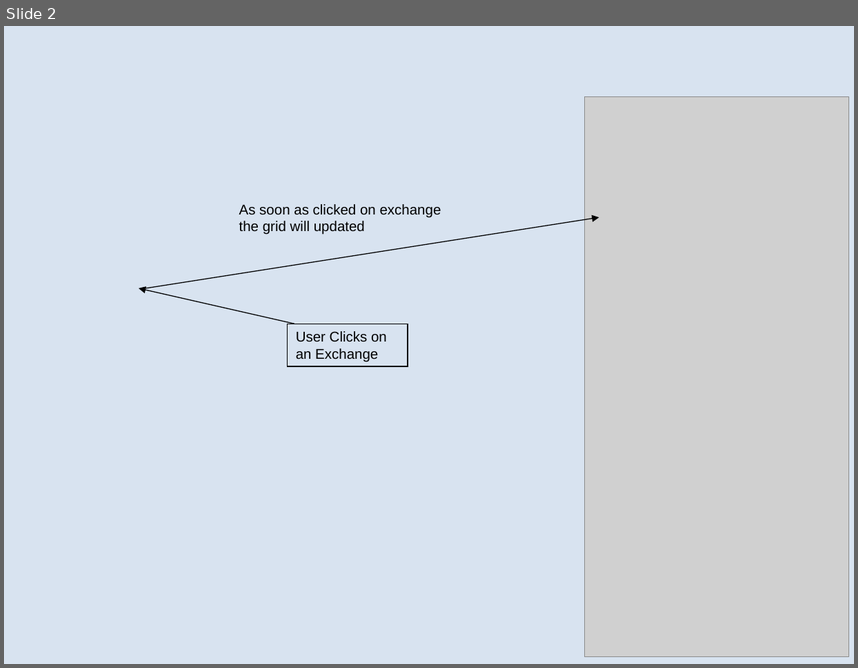
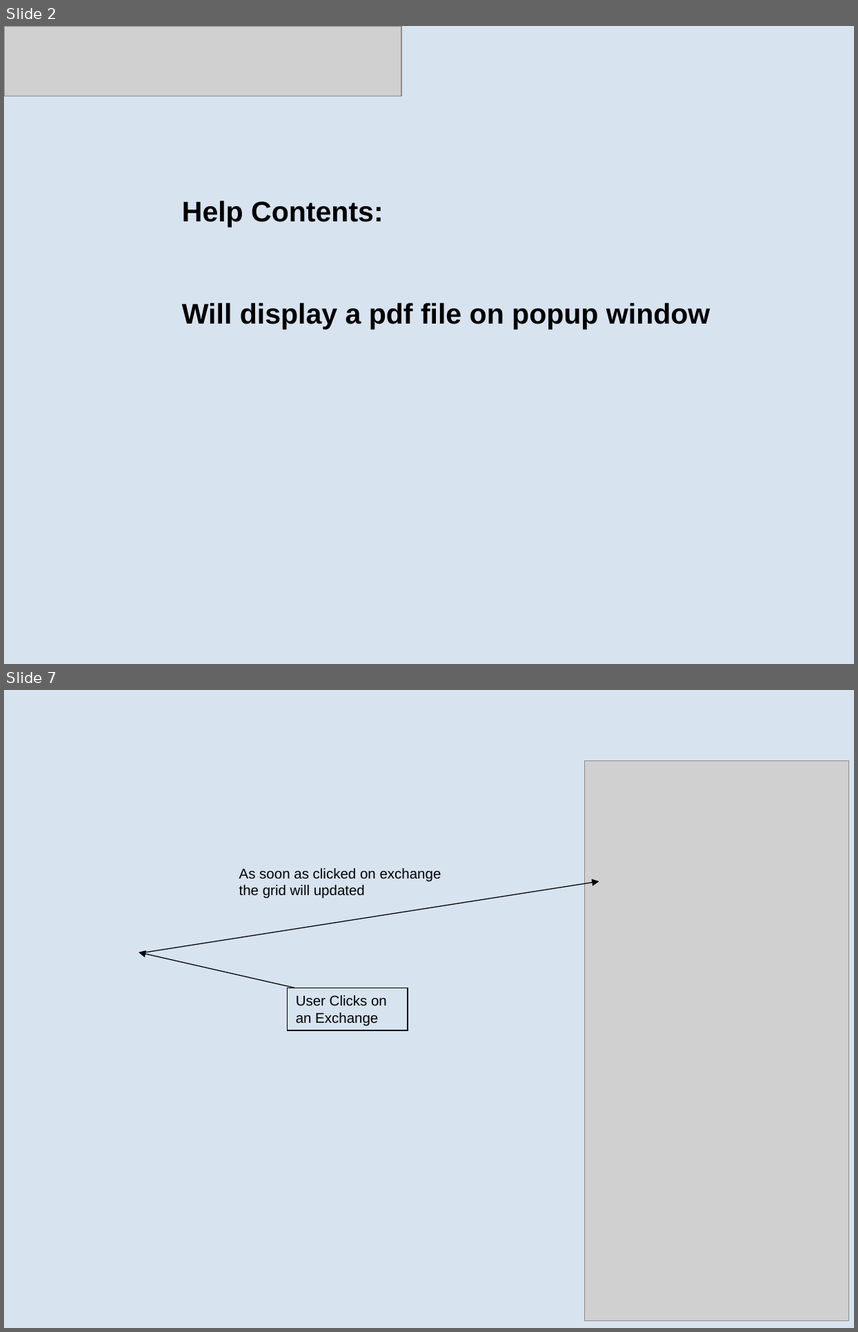
Before and after one commit to heyena/iring-tools, a slide deck: trunk/iRINGTools.ESB/documents/Sprint 2 User Stories.1.0.ppt. Shown one above the other, each under a label of ours: slide 2 before the commit, slides 2 and 7 after it; the slides between them are not shown. The pictures are 858x668 and 858x1332 pixels, drawn with LibreOffice and Linux fonts; fonts in the diff are those of the drawing; grey boxes stand for pictures; background and template pictures are left out. Boxes give left, top, right and bottom in pixels: in the first picture for what was removed or moved away, otherwise in the second. Text is boxed around its words. In the diff, an @@ line names an element or a change of style, - is before the commit and + after.

```diff
--- a/trunk/iRINGTools.ESB/documents/Sprint 2 User Stories.1.0.ppt
+++ b/trunk/iRINGTools.ESB/documents/Sprint 2 User Stories.1.0.ppt
@@ slide 2 added at bbox=[4, 26, 854, 664], background #D8E3F0 @@
@@ picture added at bbox=[4, 26, 402, 96] @@
@@ text added at bbox=[182, 201, 710, 329], 24 pt, text #000000, bold @@
+Help Contents:
+Will display a pdf file on popup window
@@ what was slide 2 is now slide 7 @@
```
Also in this commit, not shown: 2 slides changed, 8 other slides added, 3 slides removed.
